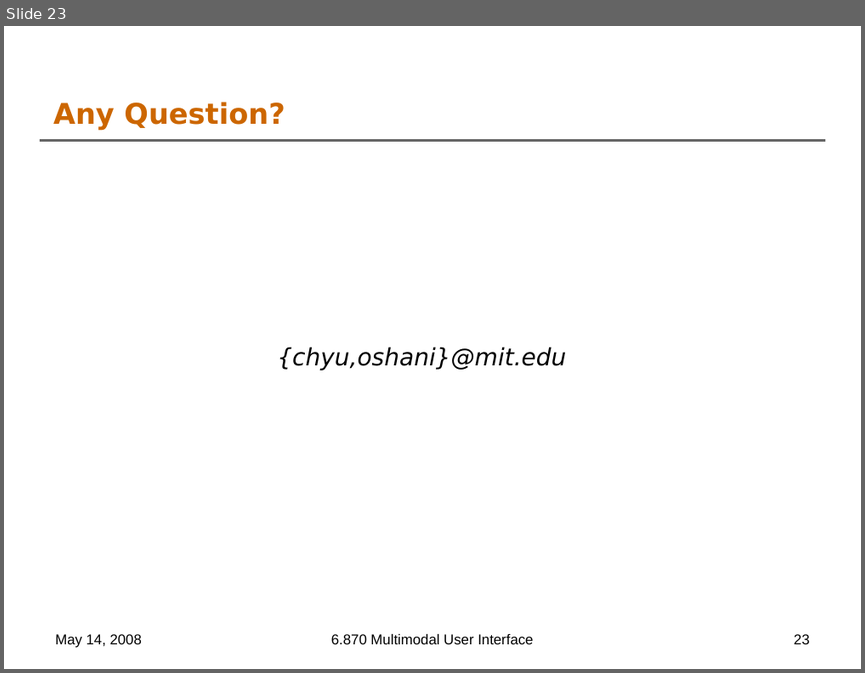
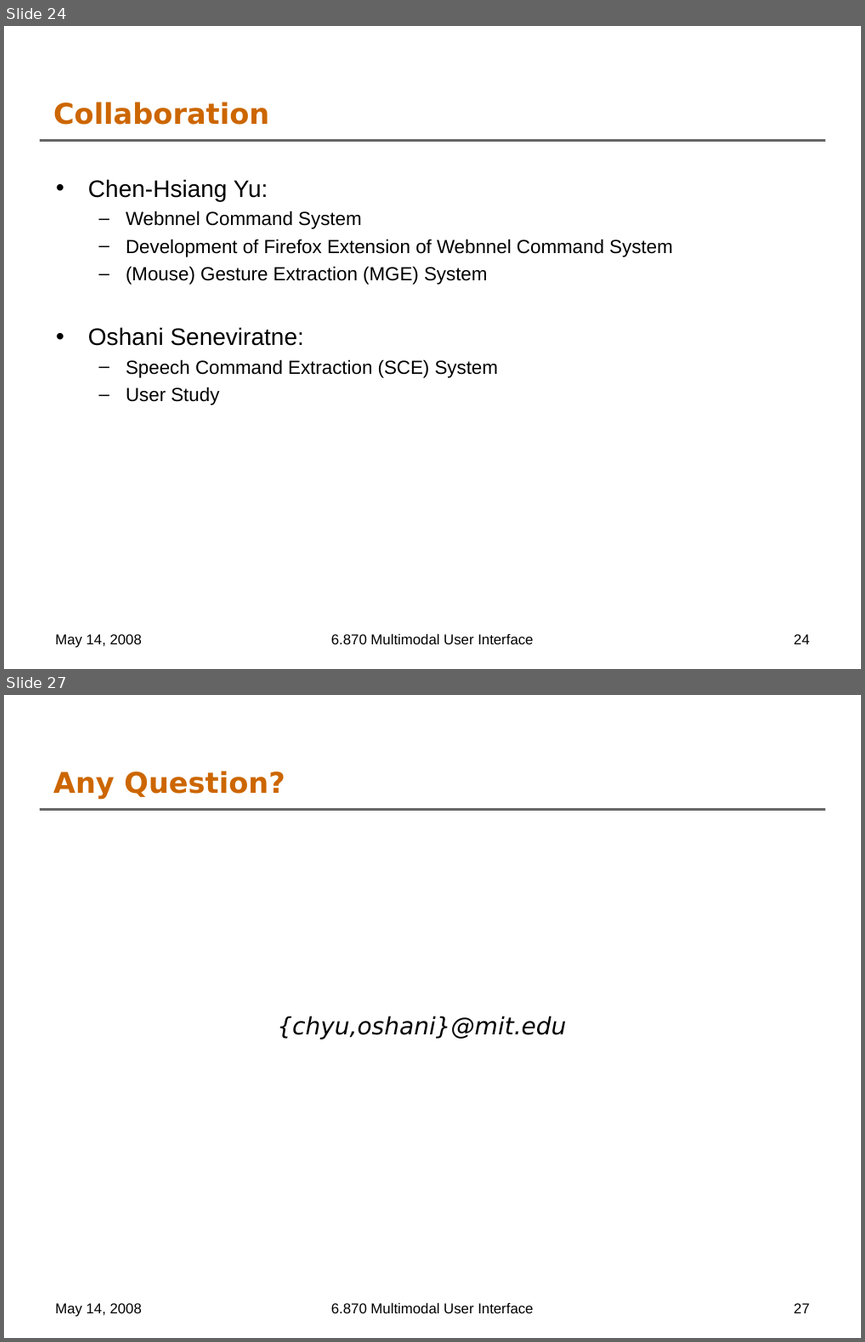
Before and after one commit to oshanis/webnnel, a slide deck: docs/6.870 Final Project Presentation.ppt. Shown one above the other, each under a label of ours: slide 23 before the commit, slides 24 and 27 after it; the slides between them are not shown. The pictures are 865x673 and 865x1342 pixels, drawn with LibreOffice and Linux fonts; fonts in the diff are those of the drawing; background and template pictures are left out. Boxes give left, top, right and bottom in pixels: in the first picture for what was removed or moved away, otherwise in the second. Text is boxed around its words. In the diff, an @@ line names an element or a change of style, - is before the commit and + after.

```diff
--- a/docs/6.870 Final Project Presentation.ppt
+++ b/docs/6.870 Final Project Presentation.ppt
@@ slide 24 added at (4, 26, 861, 669), background #FFFFFF; not listed: 1 template element that a slide beside it also shows @@
@@ title added at (53, 102, 269, 125), 24 pt, text #CC6600, bold @@
+Collaboration
@@ text added at (88, 179, 672, 405), 16 pt, text #000000 @@
+• Chen-Hsiang Yu:
+  – Webnnel Command System
+  – Development of Firefox Extension of Webnnel Command System
+  – (Mouse) Gesture Extraction (MGE) System
+• Oshani Seneviratne:
+  – Speech Command Extraction (SCE) System
+  – User Study
@@ text added at (55, 634, 142, 647), 12 pt, text #000000 @@
+May 14, 2008
@@ text added at (331, 634, 533, 644), 12 pt, text #000000 @@
+6.870 Multimodal User Interface
@@ page number added at (794, 634, 810, 644), 12 pt, text #000000 @@
+24
@@ what was slide 23 is now slide 27 @@
@@ page number at (794, 1303, 810, 1313): text changed @@
-23
+27
```
Also in this commit, not shown: 11 slides changed, 3 other slides added.
